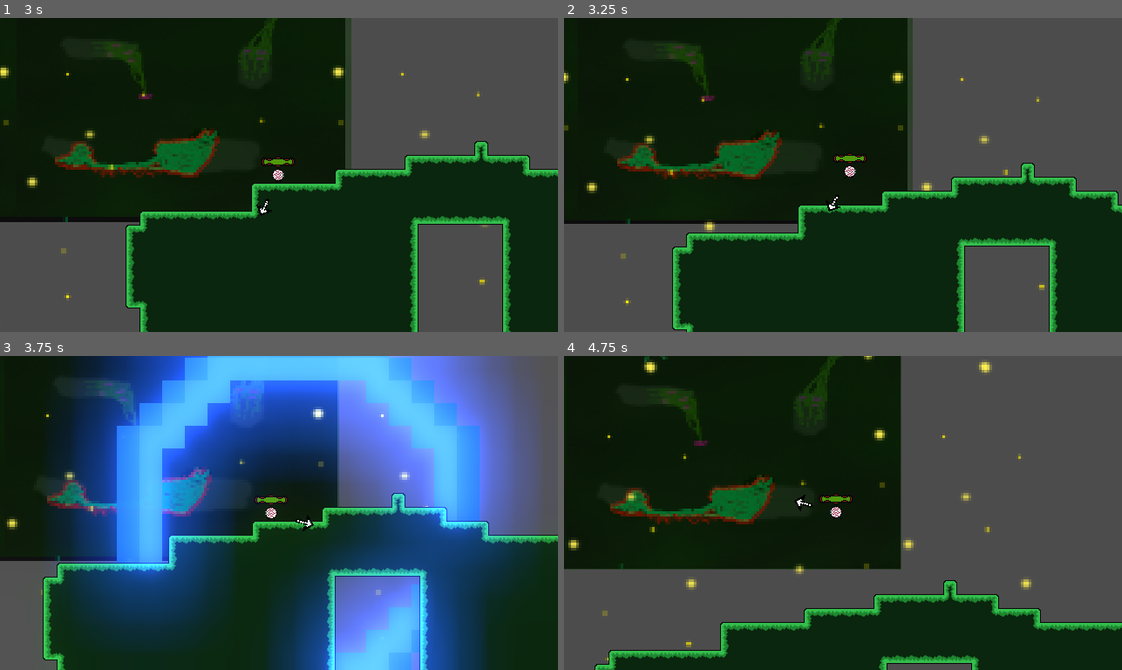
Above: before the commit, frames 1-4 (two rows, left to right).
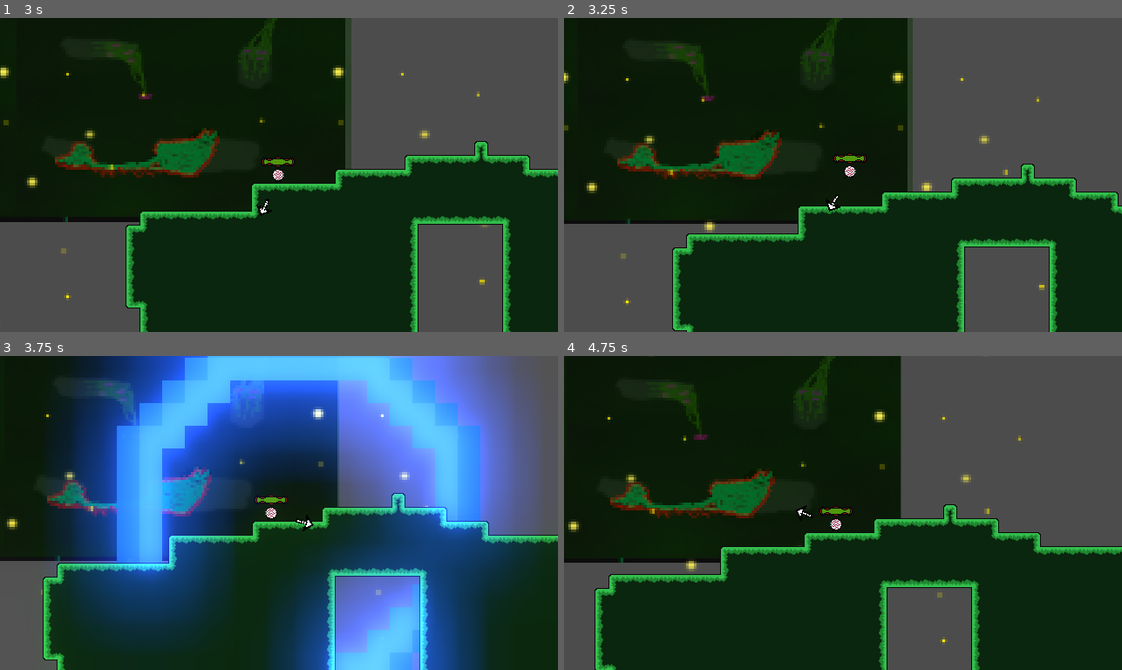
Above: after the commit, the same moments.

Repository: epimetheusgames/EyeSore
Game: Godot game, scene res://World.tscn
Same seed, same stepped clock (60 frames per second), same inputs: the game is played once before the commit and once after it.
Inputs (mouse positions are in pixels of both pictures, inside the frame that each line leads up to):
- Up to frame 1 (3 s): tap Enter (ui_accept) at 0.5 s; move the mouse to (401, 159) at 0.52 s; hold D (movement_right) 0.53-2.03 s; click (401, 159) at 0.6 s; tap Space (movement_jump) at 0.77, 1.52 s; move the mouse to (167, 190) at 1.27 s; right-click (167, 190) at 1.35 s; move the mouse to (334, 105) at 2.02 s; hold A (movement_left) 2.03-2.78 s; tap Alt (self_destruct) at 2.1 s; move the mouse to (251, 237) at 2.77 s; hold D (movement_right) from 2.78 s (still down); click (251, 237) at 2.85 s
- Up to frame 2 (3.25 s): keep holding D (movement_right); tap Space (movement_jump) at 3.02 s
- Up to frame 3 (3.75 s): keep holding D (movement_right); move the mouse to (446, 560) at 3.52 s; right-click (446, 560) at 3.6 s
- Up to frame 4 (4.75 s): tap Space (movement_jump) at 3.77, 4.52 s; move the mouse to (675, 465) at 4.27 s; release D (movement_right) at 4.28 s; hold A (movement_left) from 4.28 s (still down); tap Alt (self_destruct) at 4.35 s

Frame 1 is identical in both runs. In frame 2, 2.0% of the frame differs, in the area x 19-100%, y 46-100%; in frame 3, 0.2%; in frame 4, 31%, in the area x 0-100%, y 0-100%.

Commit message:
pushing changes before bed

Diff:
--- a/OGPC_Project_Native_Directory/Player.gd
+++ b/OGPC_Project_Native_Directory/Player.gd
@@ -48,7 +48,7 @@
 # the speed at which the player slows down
 export var friction_strength = 20
 # the upward force of the player's jump
-export var jump_force = 280
+export var jump_force = 290
 # the speed at which the player's y velocity starts decelerating after they let go of the jump button
 export var low_jump_deceleration_speed = 1.95
 # the player's maximum speed
--- a/OGPC_Project_Native_Directory/Player.tscn
+++ b/OGPC_Project_Native_Directory/Player.tscn
@@ -10,130 +10,176 @@
 [ext_resource path="res://OGPC_Project_Player_Health_Bar_Improved_Empty.png" type="Texture" id=8]
 [ext_resource path="res://OGPC_Project_Player_Health_Bar_Improved_Full.png" type="Texture" id=9]
 [ext_resource path="res://OWIE.ogg" type="AudioStream" id=10]
-[ext_resource path="res://ogpc_project_player_2_spritesheet_new_walk_anim.png" type="Texture" id=11]
+[ext_resource path="res://OGPC_2022_Player_2_Jumping_Spritesheet.png" type="Texture" id=11]
+[ext_resource path="res://ogpc_project_player_2_spritesheet_new_walk_anim.png" type="Texture" id=12]
 
 [sub_resource type="RectangleShape2D" id=6]
 extents = Vector2( 7, 8 )
 
 [sub_resource type="AtlasTexture" id=86]
+flags = 1
 atlas = ExtResource( 6 )
 region = Rect2( 192, 0, 16, 16 )
 
-[sub_resource type="AtlasTexture" id=87]
-atlas = ExtResource( 11 )
+[sub_resource type="AtlasTexture" id=56]
+flags = 1
+atlas = ExtResource( 6 )
+region = Rect2( 16, 0, 16, 16 )
+
+[sub_resource type="AtlasTexture" id=57]
+flags = 1
+atlas = ExtResource( 6 )
+region = Rect2( 32, 0, 16, 16 )
+
+[sub_resource type="AtlasTexture" id=58]
+flags = 1
+atlas = ExtResource( 6 )
 region = Rect2( 48, 0, 16, 16 )
 
-[sub_resource type="AtlasTexture" id=88]
+[sub_resource type="AtlasTexture" id=59]
+flags = 1
+atlas = ExtResource( 6 )
+region = Rect2( 64, 0, 16, 16 )
+
+[sub_resource type="AtlasTexture" id=60]
+flags = 1
+atlas = ExtResource( 6 )
+region = Rect2( 80, 0, 16, 16 )
+
+[sub_resource type="AtlasTexture" id=61]
+flags = 1
+atlas = ExtResource( 6 )
+region = Rect2( 96, 0, 16, 16 )
+
+[sub_resource type="AtlasTexture" id=62]
+flags = 1
+atlas = ExtResource( 6 )
+region = Rect2( 112, 0, 16, 16 )
+
+[sub_resource type="AtlasTexture" id=63]
+flags = 1
+atlas = ExtResource( 6 )
+region = Rect2( 128, 0, 16, 16 )
+
+[sub_resource type="AtlasTexture" id=64]
+flags = 1
+atlas = ExtResource( 6 )
+region = Rect2( 144, 0, 16, 16 )
+
+[sub_resource type="AtlasTexture" id=65]
+flags = 1
+atlas = ExtResource( 6 )
+region = Rect2( 160, 0, 16, 16 )
+
+[sub_resource type="AtlasTexture" id=66]
+flags = 1
+atlas = ExtResource( 6 )
+region = Rect2( 176, 0, 16, 16 )
+
+[sub_resource type="AtlasTexture" id=85]
+flags = 1
+atlas = ExtResource( 6 )
+region = Rect2( 96, 0, 16, 16 )
+
+[sub_resource type="AtlasTexture" id=67]
+flags = 1
+atlas = ExtResource( 7 )
+region = Rect2( 352, 0, 16, 16 )
+
+[sub_resource type="AtlasTexture" id=68]
+flags = 1
+atlas = ExtResource( 7 )
+region = Rect2( 336, 0, 16, 16 )
+
+[sub_resource type="AtlasTexture" id=69]
+flags = 1
+atlas = ExtResource( 7 )
+region = Rect2( 320, 0, 16, 16 )
+
+[sub_resource type="AtlasTexture" id=70]
+flags = 1
+atlas = ExtResource( 7 )
+region = Rect2( 304, 0, 16, 16 )
+
+[sub_resource type="AtlasTexture" id=71]
+flags = 1
+atlas = ExtResource( 7 )
+region = Rect2( 288, 0, 16, 16 )
+
+[sub_resource type="AtlasTexture" id=72]
+flags = 1
+atlas = ExtResource( 7 )
+region = Rect2( 272, 0, 16, 16 )
+
+[sub_resource type="AtlasTexture" id=73]
+flags = 1
+atlas = ExtResource( 7 )
+region = Rect2( 256, 0, 16, 16 )
+
+[sub_resource type="AtlasTexture" id=74]
+flags = 1
+atlas = ExtResource( 7 )
+region = Rect2( 240, 0, 16, 16 )
+
+[sub_resource type="AtlasTexture" id=75]
+flags = 1
+atlas = ExtResource( 7 )
+region = Rect2( 224, 0, 16, 16 )
+
+[sub_resource type="AtlasTexture" id=76]
+flags = 1
+atlas = ExtResource( 7 )
+region = Rect2( 208, 0, 16, 16 )
+
+[sub_resource type="AtlasTexture" id=77]
+flags = 1
+atlas = ExtResource( 7 )
+region = Rect2( 192, 0, 16, 16 )
+
+[sub_resource type="AtlasTexture" id=78]
+flags = 1
 atlas = ExtResource( 11 )
 region = Rect2( 0, 0, 16, 16 )
 
-[sub_resource type="AtlasTexture" id=89]
+[sub_resource type="AtlasTexture" id=79]
+flags = 1
 atlas = ExtResource( 11 )
 region = Rect2( 16, 0, 16, 16 )
 
-[sub_resource type="AtlasTexture" id=90]
+[sub_resource type="AtlasTexture" id=80]
+flags = 1
 atlas = ExtResource( 11 )
 region = Rect2( 32, 0, 16, 16 )
 
+[sub_resource type="AtlasTexture" id=87]
+flags = 1
+atlas = ExtResource( 12 )
+region = Rect2( 0, 0, 16, 16 )
+
+[sub_resource type="AtlasTexture" id=88]
+flags = 1
+atlas = ExtResource( 12 )
+region = Rect2( 16, 0, 16, 16 )
+
+[sub_resource type="AtlasTexture" id=89]
+flags = 1
+atlas = ExtResource( 12 )
+region = Rect2( 32, 0, 16, 16 )
+
+[sub_resource type="AtlasTexture" id=90]
+flags = 1
+atlas = ExtResource( 12 )
+region = Rect2( 48, 0, 16, 16 )
+
 [sub_resource type="AtlasTexture" id=91]
-atlas = ExtResource( 11 )
-region = Rect2( 48, 0, 16, 16 )
+flags = 1
+atlas = ExtResource( 12 )
+region = Rect2( 64, 0, 16, 16 )
 
 [sub_resource type="AtlasTexture" id=92]
-atlas = ExtResource( 11 )
-region = Rect2( 64, 0, 16, 16 )
-
-[sub_resource type="AtlasTexture" id=93]
-atlas = ExtResource( 11 )
+flags = 1
+atlas = ExtResource( 12 )
 region = Rect2( 80, 0, 16, 16 )
-
-[sub_resource type="AtlasTexture" id=67]
-atlas = ExtResource( 7 )
-region = Rect2( 352, 0, 16, 16 )
-
-[sub_resource type="AtlasTexture" id=68]
-atlas = ExtResource( 7 )
-region = Rect2( 336, 0, 16, 16 )
-
-[sub_resource type="AtlasTexture" id=69]
-atlas = ExtResource( 7 )
-region = Rect2( 320, 0, 16, 16 )
-
-[sub_resource type="AtlasTexture" id=70]
-atlas = ExtResource( 7 )
-region = Rect2( 304, 0, 16, 16 )
-
-[sub_resource type="AtlasTexture" id=71]
-atlas = ExtResource( 7 )
-region = Rect2( 288, 0, 16, 16 )
-
-[sub_resource type="AtlasTexture" id=72]
-atlas = ExtResource( 7 )
-region = Rect2( 272, 0, 16, 16 )
-
-[sub_resource type="AtlasTexture" id=73]
-atlas = ExtResource( 7 )
-region = Rect2( 256, 0, 16, 16 )
-
-[sub_resource type="AtlasTexture" id=74]
-atlas = ExtResource( 7 )
-region = Rect2( 240, 0, 16, 16 )
-
-[sub_resource type="AtlasTexture" id=75]
-atlas = ExtResource( 7 )
-region = Rect2( 224, 0, 16, 16 )
-
-[sub_resource type="AtlasTexture" id=76]
-atlas = ExtResource( 7 )
-region = Rect2( 208, 0, 16, 16 )
-
-[sub_resource type="AtlasTexture" id=77]
-atlas = ExtResource( 7 )
-region = Rect2( 192, 0, 16, 16 )
-
-[sub_resource type="AtlasTexture" id=56]
-atlas = ExtResource( 6 )
-region = Rect2( 16, 0, 16, 16 )
-
-[sub_resource type="AtlasTexture" id=57]
-atlas = ExtResource( 6 )
-region = Rect2( 32, 0, 16, 16 )
-
-[sub_resource type="AtlasTexture" id=58]
-atlas = ExtResource( 6 )
-region = Rect2( 48, 0, 16, 16 )
-
-[sub_resource type="AtlasTexture" id=59]
-atlas = ExtResource( 6 )
-region = Rect2( 64, 0, 16, 16 )
-
-[sub_resource type="AtlasTexture" id=60]
-atlas = ExtResource( 6 )
-region = Rect2( 80, 0, 16, 16 )
-
-[sub_resource type="AtlasTexture" id=61]
-atlas = ExtResource( 6 )
-region = Rect2( 96, 0, 16, 16 )
-
-[sub_resource type="AtlasTexture" id=62]
-atlas = ExtResource( 6 )
-region = Rect2( 112, 0, 16, 16 )
-
-[sub_resource type="AtlasTexture" id=63]
-atlas = ExtResource( 6 )
-region = Rect2( 128, 0, 16, 16 )
-
-[sub_resource type="AtlasTexture" id=64]
-atlas = ExtResource( 6 )
-region = Rect2( 144, 0, 16, 16 )
-
-[sub_resource type="AtlasTexture" id=65]
-atlas = ExtResource( 6 )
-region = Rect2( 160, 0, 16, 16 )
-
-[sub_resource type="AtlasTexture" id=66]
-atlas = ExtResource( 6 )
-region = Rect2( 176, 0, 16, 16 )
 
 [sub_resource type="SpriteFrames" id=1]
 animations = [ {
@@ -142,30 +188,35 @@
 "name": "Idle_Left",
 "speed": 5.0
 }, {
-"frames": [ SubResource( 87 ) ],
+"frames": [ SubResource( 56 ), SubResource( 57 ), SubResource( 58 ), SubResource( 59 ), SubResource( 60 ), SubResource( 61 ), SubResource( 62 ), SubResource( 63 ), SubResource( 64 ), SubResource( 65 ), SubResource( 66 ) ],
+"loop": true,
+"name": "Walking_Right",
+"speed": 14.0
+}, {
+"frames": [ SubResource( 85 ) ],
 "loop": true,
 "name": "Idle_Right",
 "speed": 5.0
 }, {
-"frames": [ SubResource( 88 ), SubResource( 89 ), SubResource( 90 ) ],
+"frames": [ SubResource( 67 ), SubResource( 68 ), SubResource( 69 ), SubResource( 70 ), SubResource( 71 ), SubResource( 72 ), SubResource( 73 ), SubResource( 74 ), SubResource( 75 ), SubResource( 76 ), SubResource( 77 ) ],
+"loop": true,
+"name": "Walking_Left",
+"speed": 14.0
+}, {
+"frames": [ SubResource( 78 ), SubResource( 79 ), SubResource( 80 ) ],
+"loop": false,
+"name": "Jumping_Center",
+"speed": 15.0
+}, {
+"frames": [ SubResource( 87 ), SubResource( 88 ), SubResource( 89 ) ],
 "loop": false,
 "name": "Jumping_Left",
-"speed": 14.0
-}, {
-"frames": [ SubResource( 91 ), SubResource( 92 ), SubResource( 93 ) ],
+"speed": 15.0
+}, {
+"frames": [ SubResource( 90 ), SubResource( 91 ), SubResource( 92 ) ],
 "loop": false,
 "name": "Jumping_Right",
-"speed": 14.0
-}, {
-"frames": [ SubResource( 67 ), SubResource( 68 ), SubResource( 69 ), SubResource( 70 ), SubResource( 71 ), SubResource( 72 ), SubResource( 73 ), SubResource( 74 ), SubResource( 75 ), SubResource( 76 ), SubResource( 77 ) ],
-"loop": true,
-"name": "Walking_Left",
-"speed": 14.0
-}, {
-"frames": [ SubResource( 56 ), SubResource( 57 ), SubResource( 58 ), SubResource( 59 ), SubResource( 60 ), SubResource( 61 ), SubResource( 62 ), SubResource( 63 ), SubResource( 64 ), SubResource( 65 ), SubResource( 66 ) ],
-"loop": true,
-"name": "Walking_Right",
-"speed": 14.0
+"speed": 15.0
 } ]
 
 [node name="Player_Body" type="KinematicBody2D"]
Not shown, changed: OGPC_Project_Native_Directory/Levels/Level1.tscn
Not shown: 1 places in OGPC_Project_Native_Directory/Player.tscn that only renumber resources
